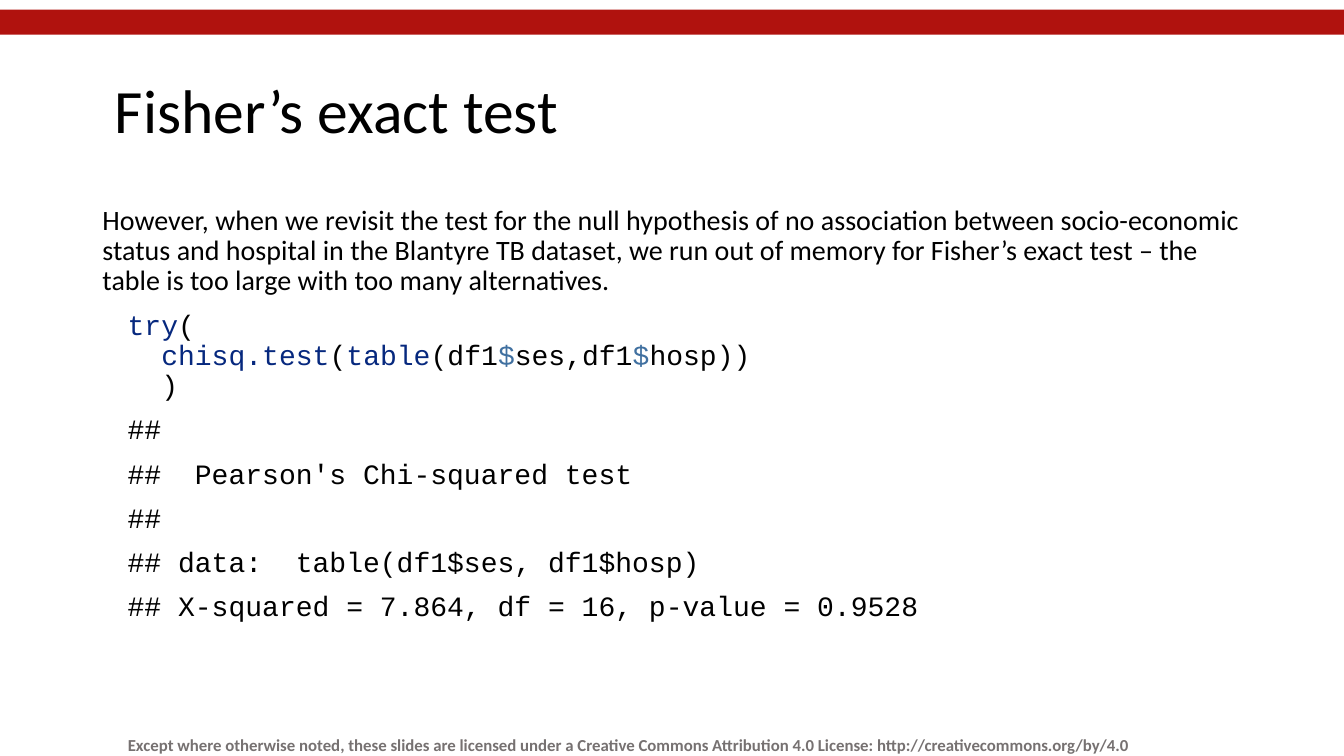
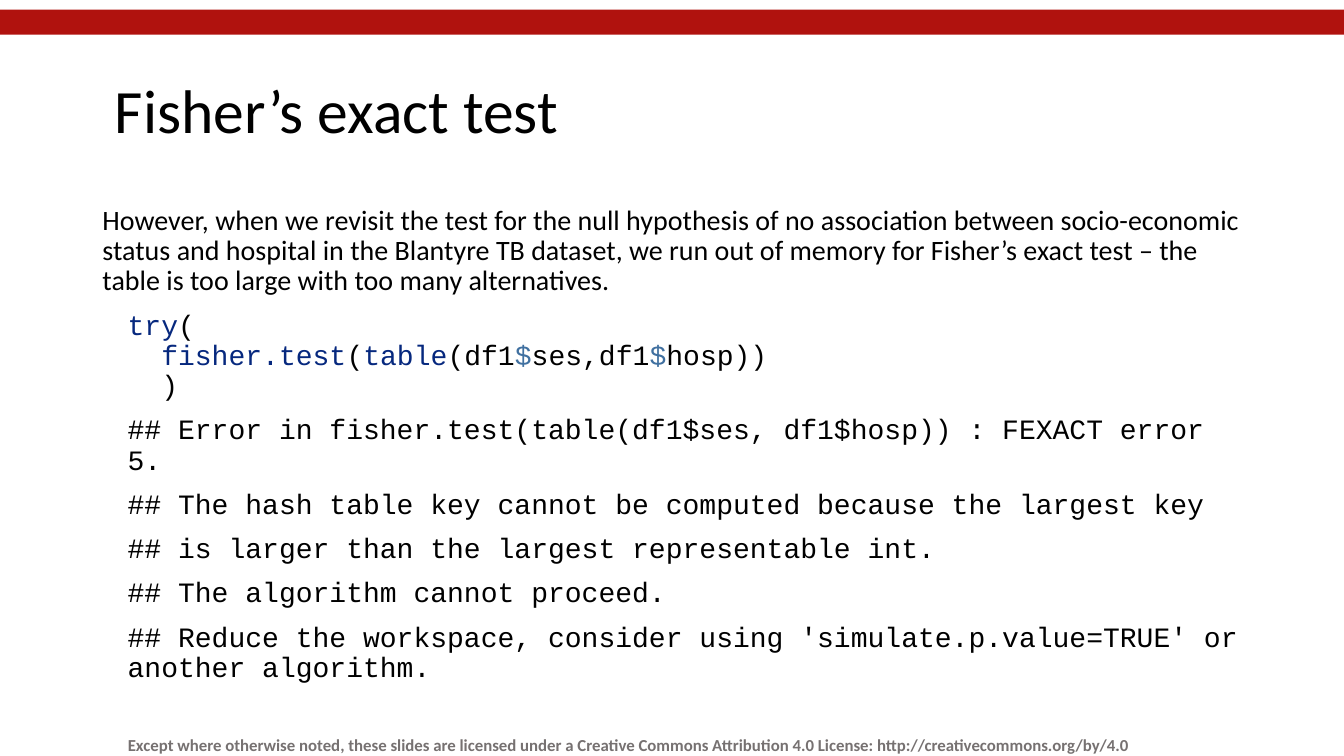
Before and after one commit to mlw-stats/R_And_Statistics_Training_2021, a slide deck: slide 61 of Session4/MLW_KUHeS_RandStatistics_Session4.pptx. Drawn at 1344x756 pixels with LibreOffice and Linux fonts; fonts in the diff are those of the drawing; background and template pictures are left out. Boxes give left, top, right and bottom in pixels: in the first picture for what was removed or moved away, otherwise in the second. Text is boxed around its words. In the diff, an @@ line names an element or a change of style, - is before the commit and + after.

```diff
--- a/Session4/MLW_KUHeS_RandStatistics_Session4.pptx
+++ b/Session4/MLW_KUHeS_RandStatistics_Session4.pptx
@@ text at box(128, 315, 1238, 683): text changed @@
-try(
-chisq.test(table(df1$ses,df1$hosp))
-)
-##
-## Pearson's Chi-squared test
-##
-## data: table(df1$ses, df1$hosp)
-## X-squared = 7.864, df = 16, p-value = 0.9528
+try(
+fisher.test(table(df1$ses,df1$hosp))
+)
+## Error in fisher.test(table(df1$ses, df1$hosp)) : FEXACT error 5.
+## The hash table key cannot be computed because the largest key
+## is larger than the largest representable int.
+## The algorithm cannot proceed.
+## Reduce the workspace, consider using 'simulate.p.value=TRUE' or another algorithm.
```
Also in this commit, not shown: 4 other slides changed.
